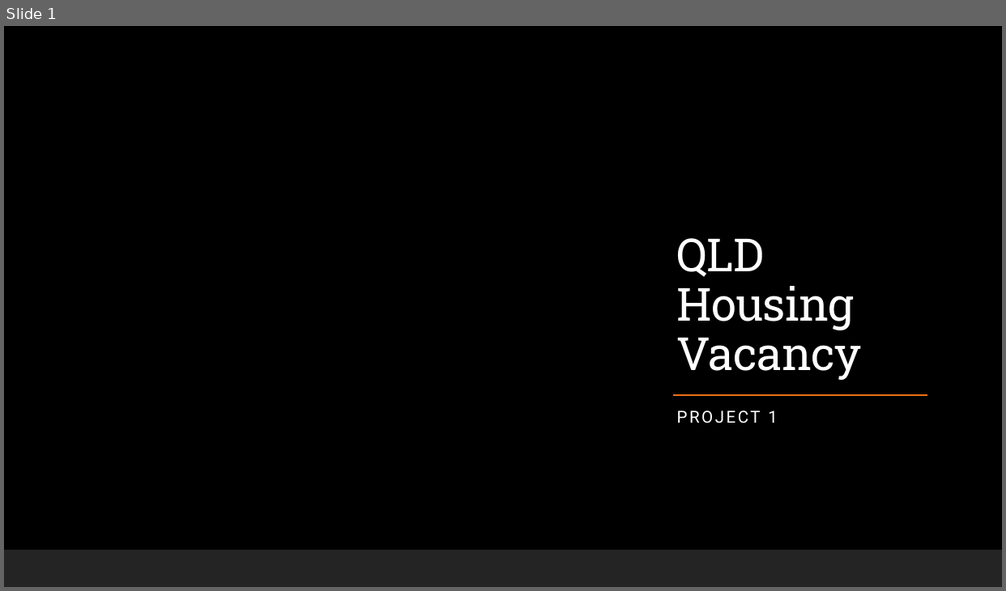
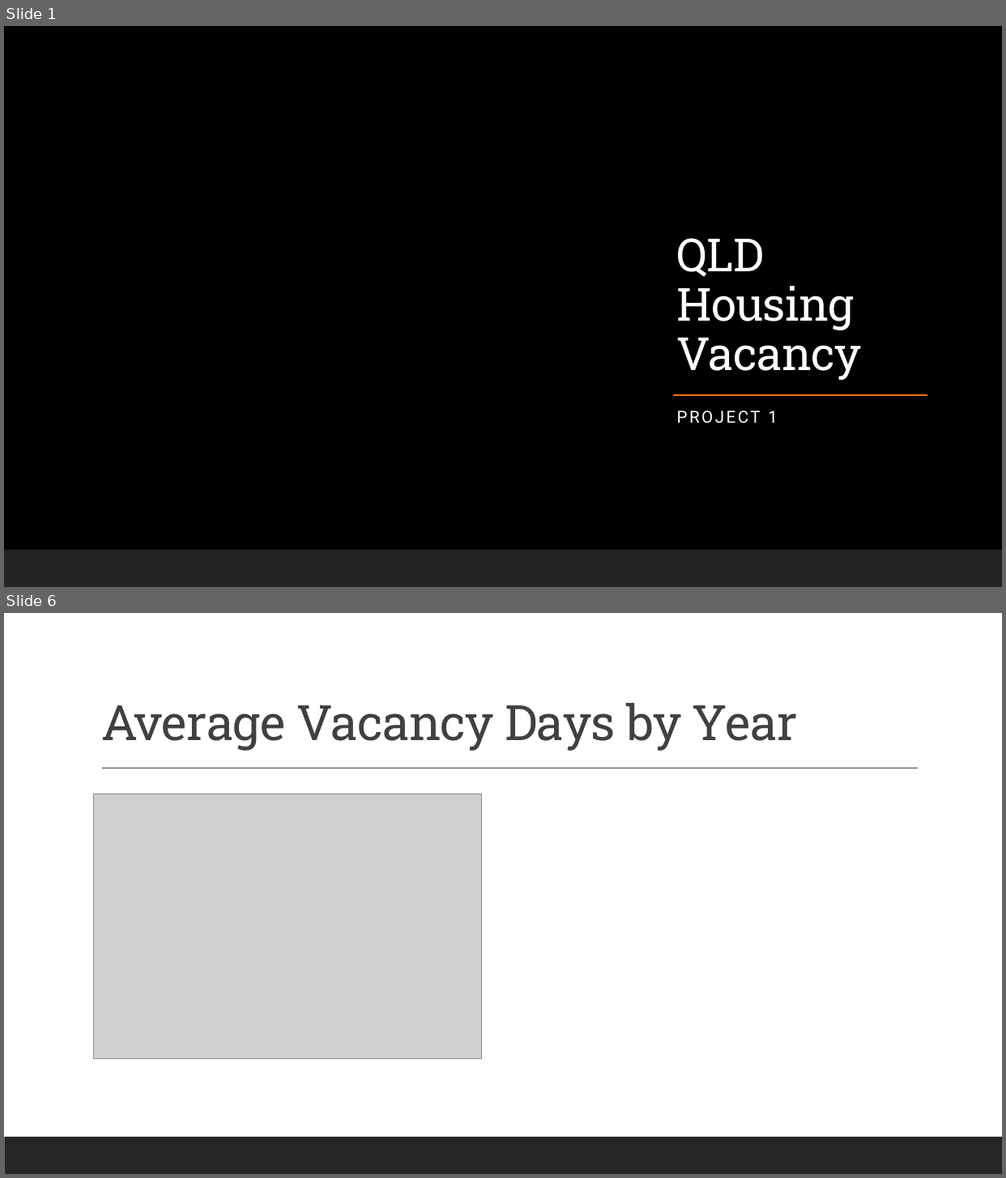
Before and after one commit to Anguyensfg/project-1, a slide deck: QLD Housing Vacancy.pptx. Shown one above the other, each under a label of ours: slide 1 before the commit, slides 1 and 6 after it; the slides between them are not shown. The pictures are 1006x591 and 1006x1178 pixels, drawn with LibreOffice and Linux fonts; fonts in the diff are those of the drawing; grey boxes stand for pictures; background and template pictures are left out. Boxes give left, top, right and bottom in pixels: in the first picture for what was removed or moved away, otherwise in the second. Text is boxed around its words. In the diff, an @@ line names an element or a change of style, - is before the commit and + after.

```diff
--- a/QLD Housing Vacancy.pptx
+++ b/QLD Housing Vacancy.pptx
@@ slide 6 added at (4,613,1002,1174), background #FFFFFF; not listed: 1 template element that a slide beside it also shows @@
@@ title added at (101,703,797,751), 47 pt, text #404040 @@
+Average Vacancy Days by Year
@@ line added from (102, 769) to (918, 769), #404040 1 pt @@
@@ picture added at (94,794,482,1059) @@
```
Also in this commit, not shown: 1 slide changed, 13 other slides added.
